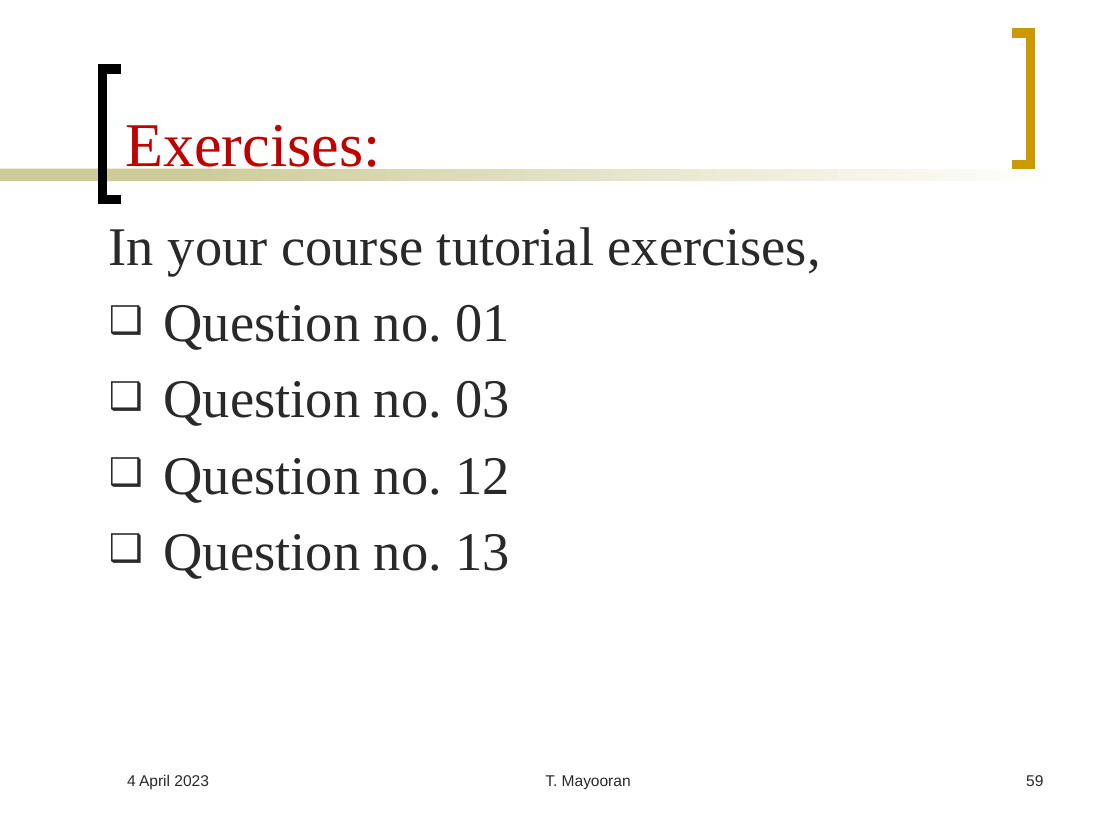
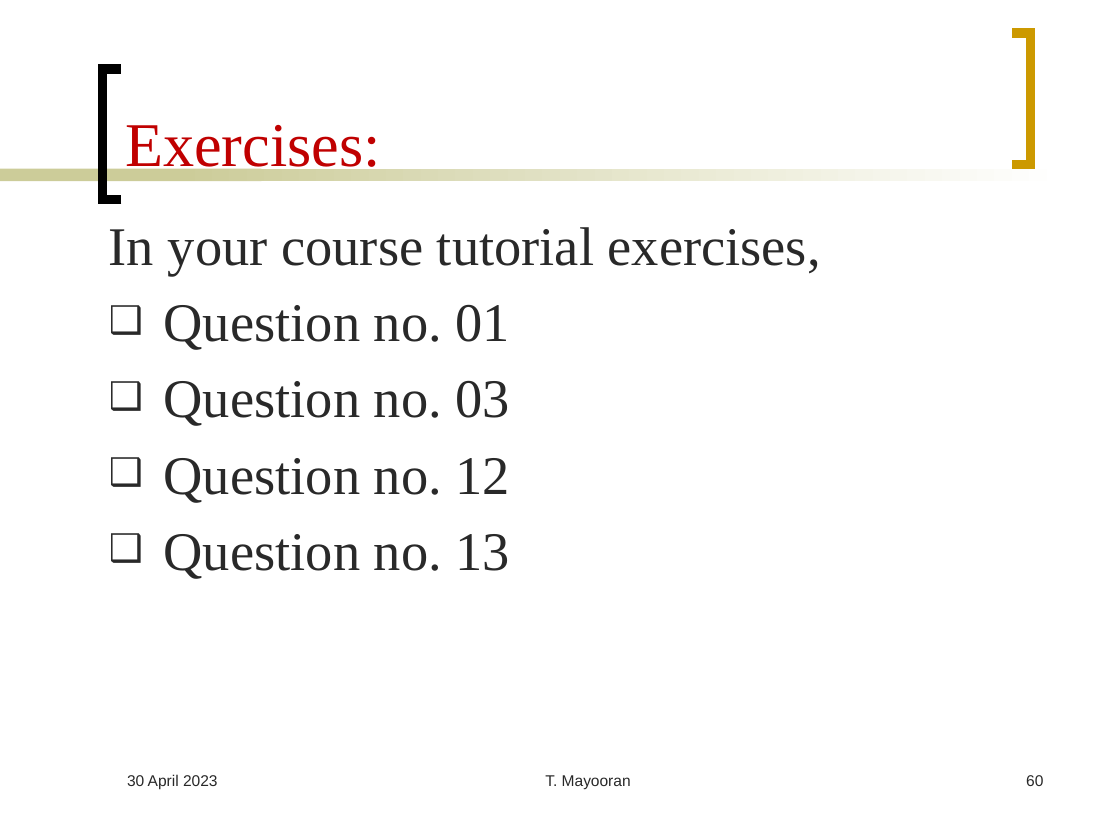
Before and after one commit to Mayooran1987/MC3020, a slide deck: slide 60 of Lec_2.pptx (slide 59 before the commit). Drawn at 1120x840 pixels with LibreOffice and Linux fonts; fonts in the diff are those of the drawing. Boxes give left, top, right and bottom in pixels: in the first picture for what was removed or moved away, otherwise in the second. Text is boxed around its words. In the diff, an @@ line names an element or a change of style, - is before the commit and + after.

```diff
--- a/Lec_2.pptx
+++ b/Lec_2.pptx
@@ text at bbox=[127, 774, 218, 789]: text changed @@
-4 April 2023
+30 April 2023
@@ page number at bbox=[1026, 775, 1043, 786]: text changed @@
-59
+60
```
Also in this commit, not shown: 50 other slides changed, 2 slides added, 1 slide removed.
